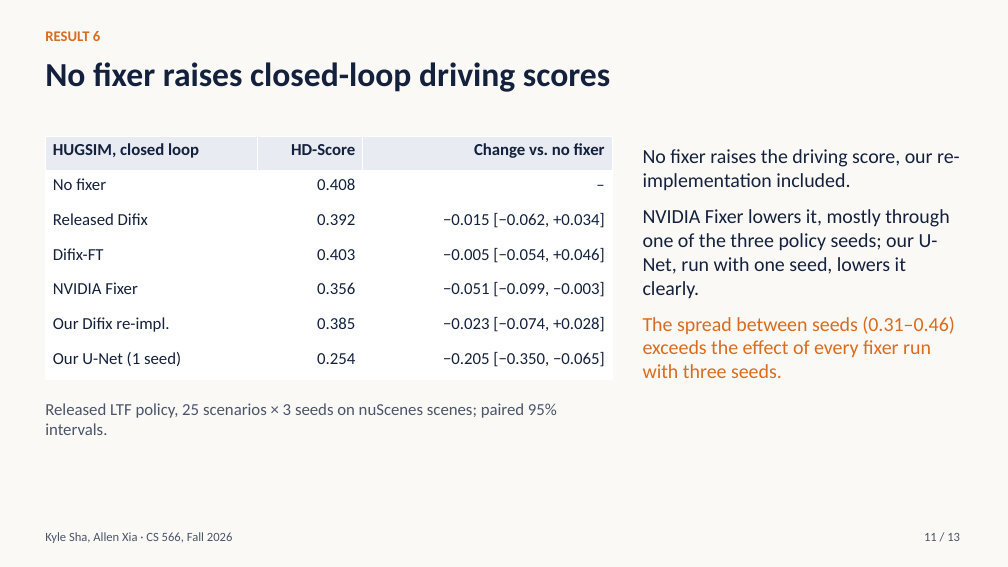
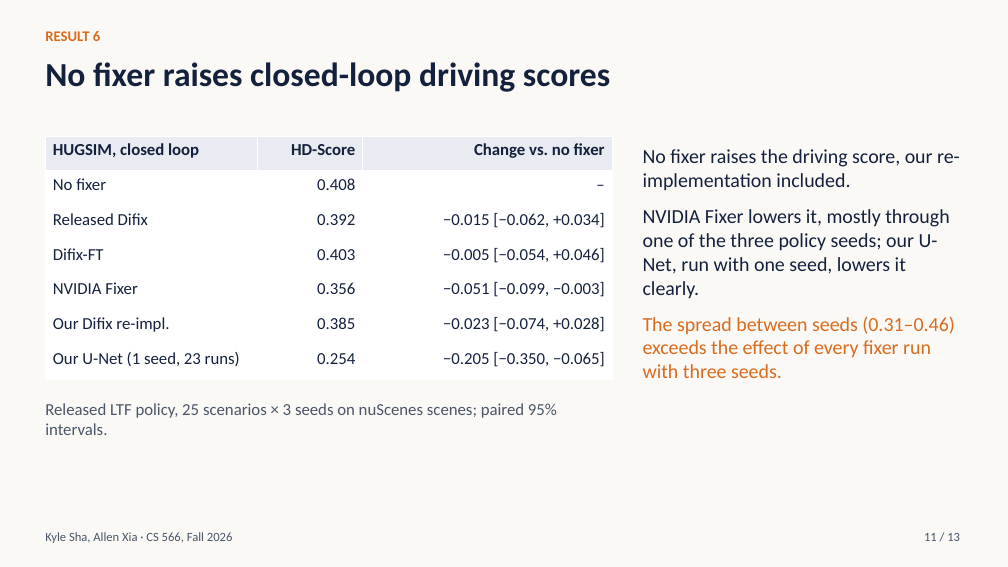
Before and after one commit to ksha23/cs566-drive-sim-trust, a slide deck: slide 11 of presentation/cs566_drive_sim_talk.pptx. Drawn at 1008x567 pixels with LibreOffice and Linux fonts; fonts in the diff are those of the drawing. Boxes give left, top, right and bottom in pixels: in the first picture for what was removed or moved away, otherwise in the second. Text is boxed around its words. In the diff, an @@ line names an element or a change of style, - is before the commit and + after.

```diff
--- a/presentation/cs566_drive_sim_talk.pptx
+++ b/presentation/cs566_drive_sim_talk.pptx
@@ table at <box>45,136,613,380</box> @@
-row 7, column 1: Our U-Net (1 seed)
+row 7, column 1: Our U-Net (1 seed, 23 runs)
```
Also in this commit, not shown: 1 other slide changed, 2 other files.
